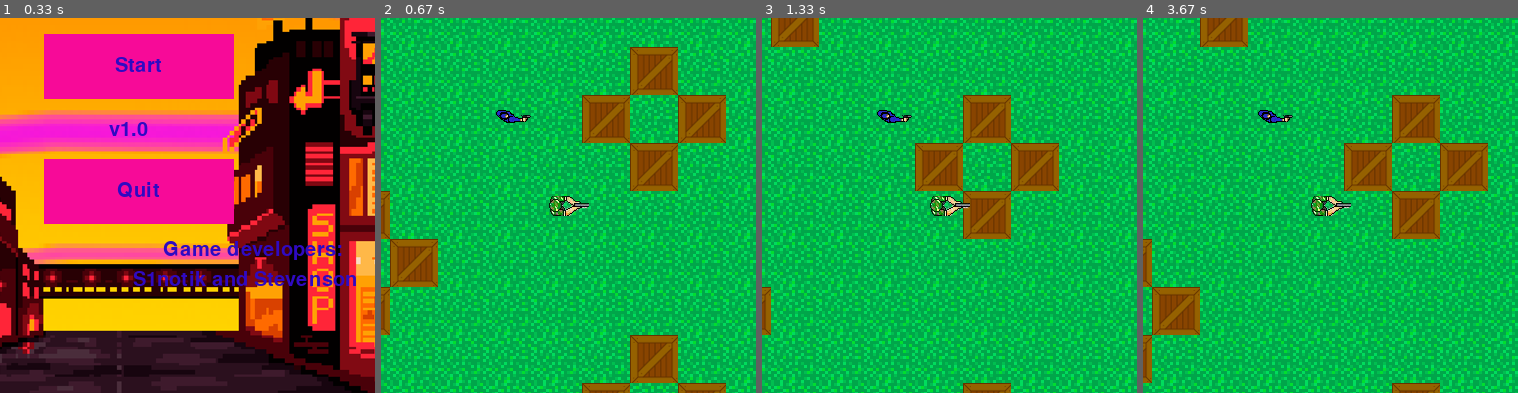
Above: before the commit, frames 1-4 (left to right).
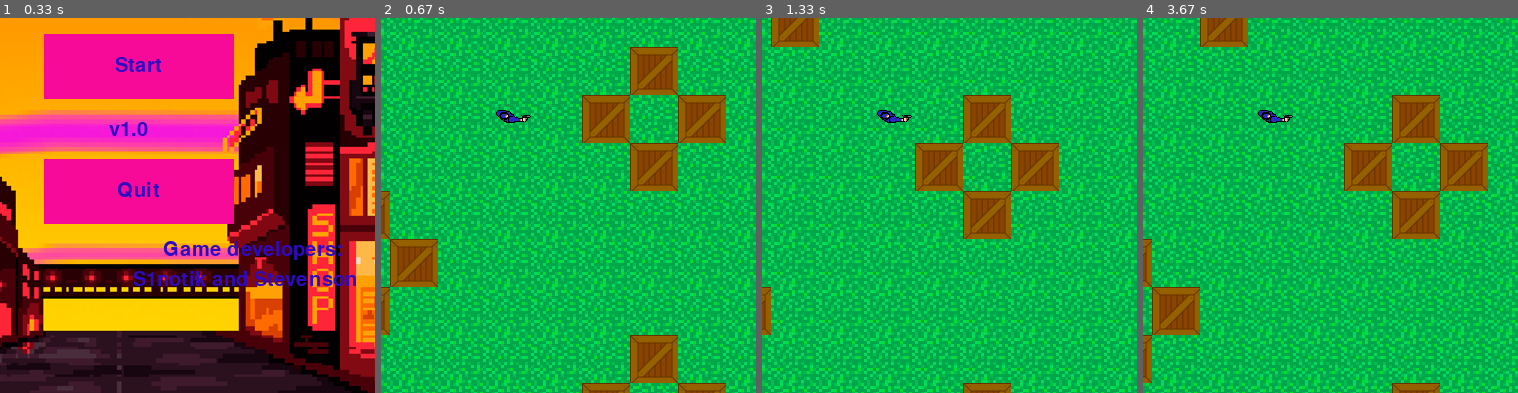
Above: after the commit, the same moments.

Repository: Stevenson707/Game_on_Pygame
Game: pygame game, started from game.py
Same seed, same stepped clock (60 frames per second), same inputs: the game is played once before the commit and once after it.
Inputs (mouse positions are % of the whole screen's width and height, from its top left):
- Up to frame 1 (0.33 s): no input
- Up to frame 2 (0.67 s): press the mouse at (49, 41) at 0.37 s; move the mouse to (61, 45) at 0.47 s; release the mouse at (73, 48) at 0.6 s
- Up to frame 3 (1.33 s): tap D at 0.67 s; tap W at 1 s
- Up to frame 4 (3.67 s): tap S at 1.33 s; tap A at 1.67 s; hold Up 2-2.47 s; move the mouse to (79, 57) at 2.03 s; tap W at 3.5 s
The pictures show only the part of the screen within x 31-81%, y 35-85%; the shares and areas given below are measured in that part.

Frame 1 is identical in both runs. In frame 2, 0.4% of the frame differs, in the area x 44-56%, y 47-53%; in frame 3, 0.4%; in frame 4, 0.4%.

Commit message:
add bot_group (second commit)

Diff:
--- a/game.py
+++ b/game.py
@@ -455,7 +455,7 @@
         sprite_group.draw(screen)
         cursorPX, cursorPY = pygame.mouse.get_pos()
         hero_group.draw(screen)
-        bot_group.draw(screen)
+        # bot_group.draw(screen)
         clock.tick(FPS)
         pygame.display.flip()
 
